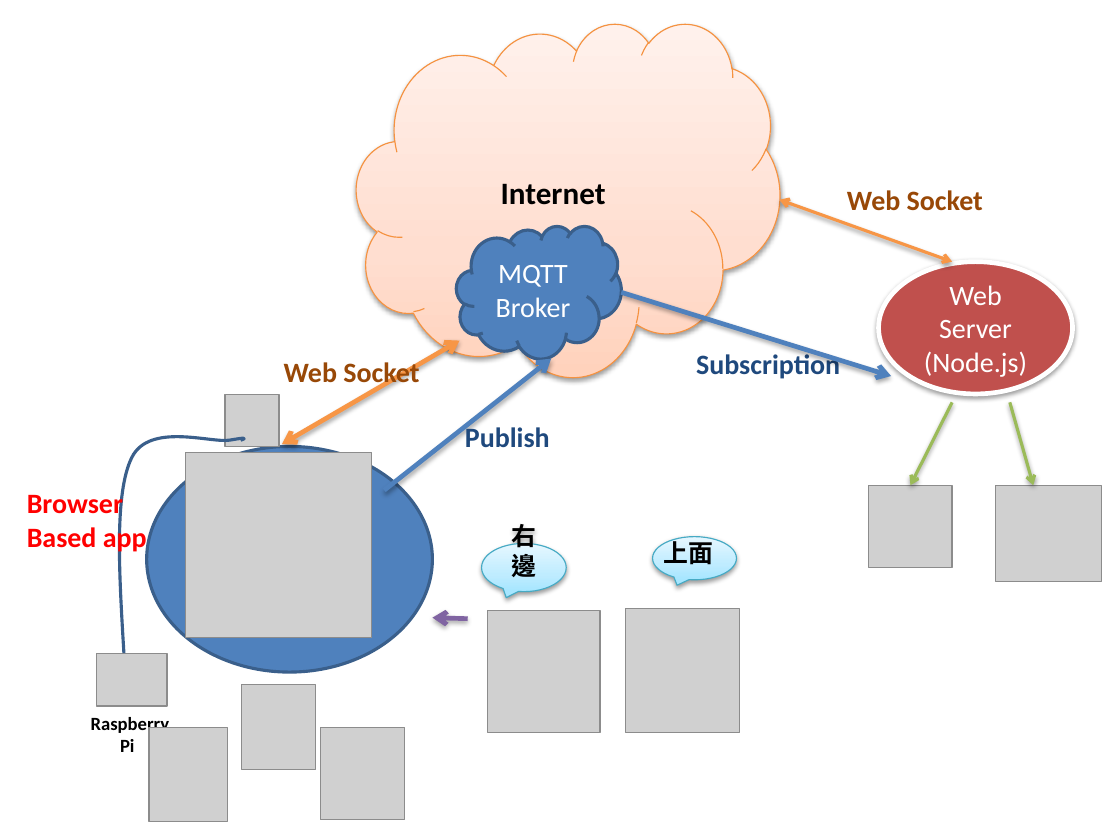
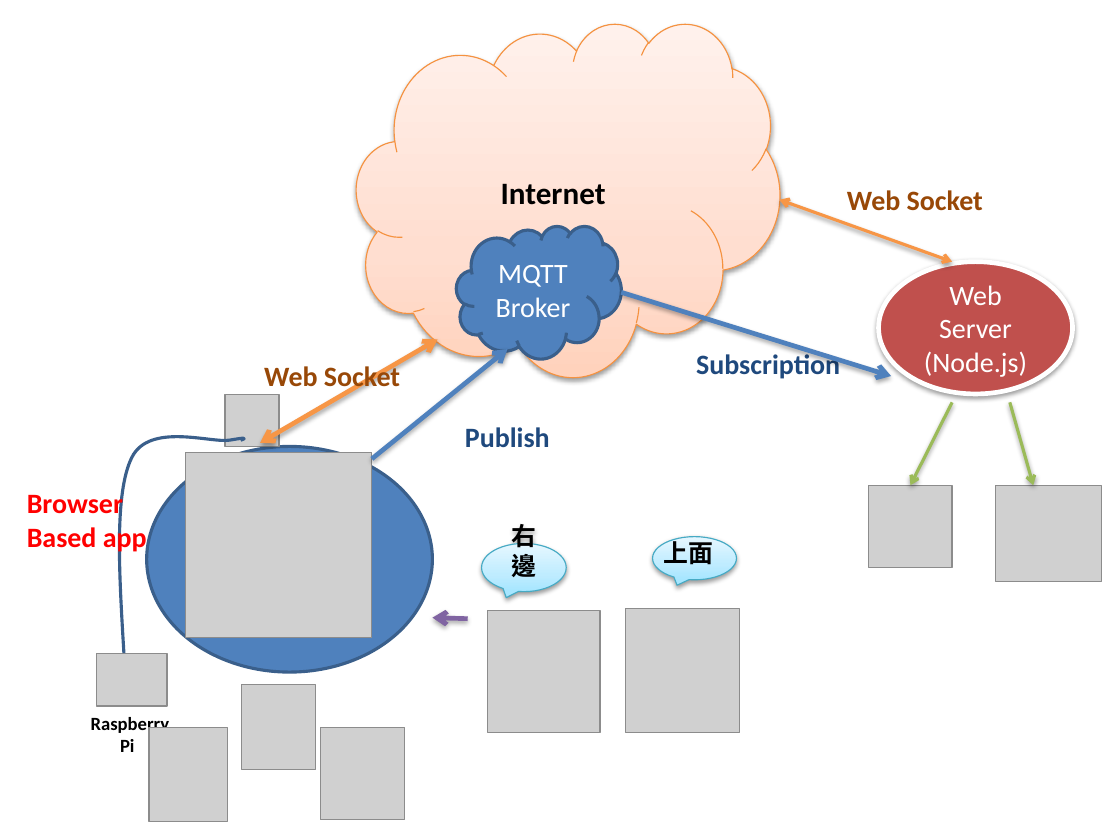
Before and after one commit to qwert0242/vision_test_project, a slide deck: slide 1 of Scott/doc/project architecture.pptx. Drawn at 1120x840 pixels with LibreOffice and Linux fonts; fonts in the diff are those of the drawing; grey boxes stand for pictures. Boxes give left, top, right and bottom in pixels: in the first picture for what was removed or moved away, otherwise in the second. Text is boxed around its words. In the diff, an @@ line names an element or a change of style, - is before the commit and + after.

```diff
--- a/Scott/doc/project architecture.pptx
+++ b/Scott/doc/project architecture.pptx
@@ text "Web Socket": place and size @@
-text "Web Socket" at bbox=[284, 361, 419, 389]
+text "Web Socket" at bbox=[264, 363, 400, 393]
@@ double arrow moved from (459, 340) - (282, 444) to (438, 339) - (260, 442) @@
@@ arrow moved from (384, 491) - (551, 358) to (372, 459) - (507, 349) @@
```
Also in this commit, not shown: 3 other files.
